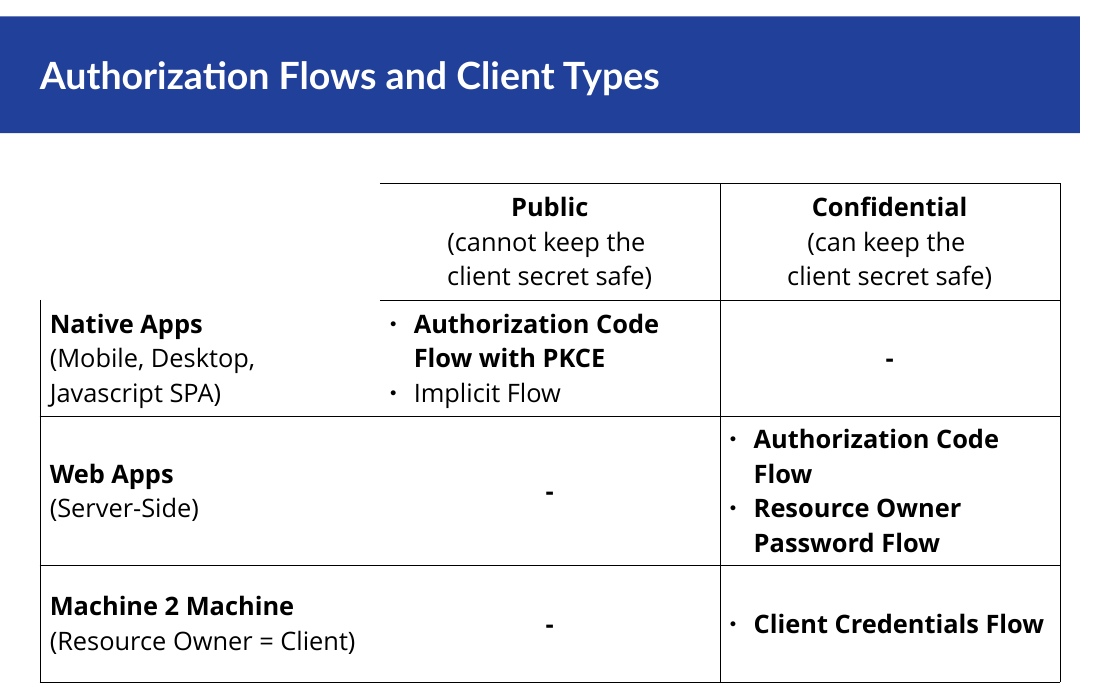
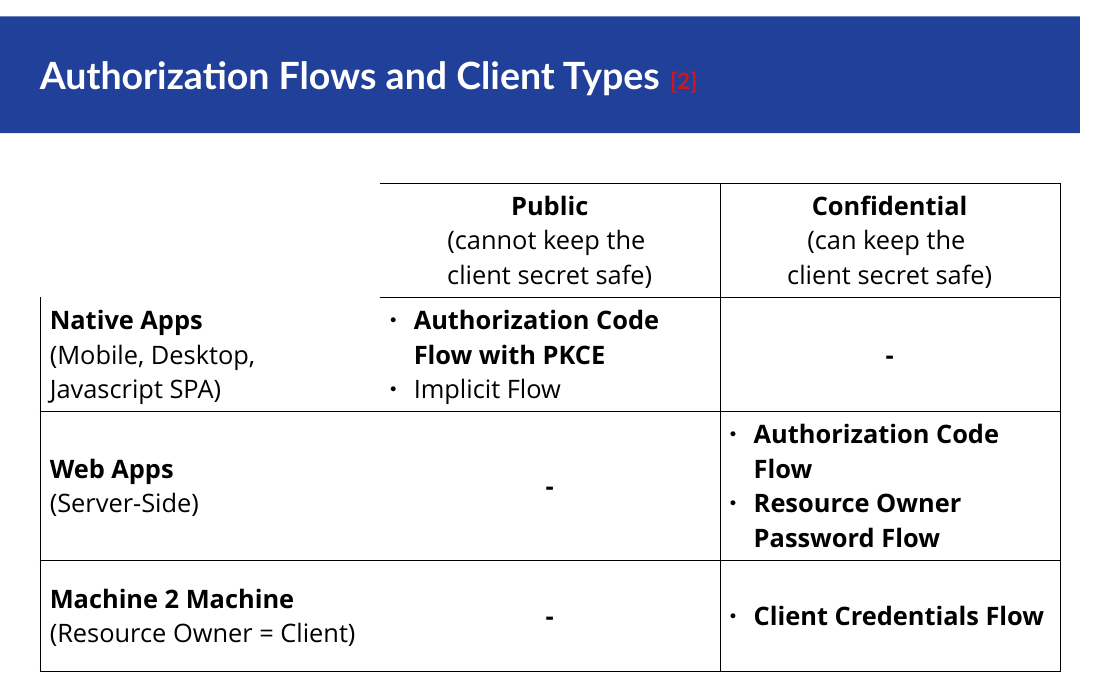
Before and after one commit to cafab/ch.bfh.project2, a slide deck: slide 7 of docs/Auth_Code_Flow_with_PKCE.odp. Drawn at 1120x700 pixels with LibreOffice and Linux fonts; fonts in the diff are those of the drawing. Boxes give left, top, right and bottom in pixels: in the first picture for what was removed or moved away, otherwise in the second. Text is boxed around its words. In the diff, an @@ line names an element or a change of style, - is before the commit and + after.

```diff
--- a/docs/Auth_Code_Flow_with_PKCE.odp
+++ b/docs/Auth_Code_Flow_with_PKCE.odp
@@ title at (40, 61, 697, 96): text changed @@
-Authorization Flows and Client Types
+Authorization Flows and Client Types [2]
@@ table: place and size @@
-table at (40, 183, 1061, 658)
+table at (40, 183, 1061, 650)
```
Also in this commit, not shown: 10 other slides changed, 1 slide added.
